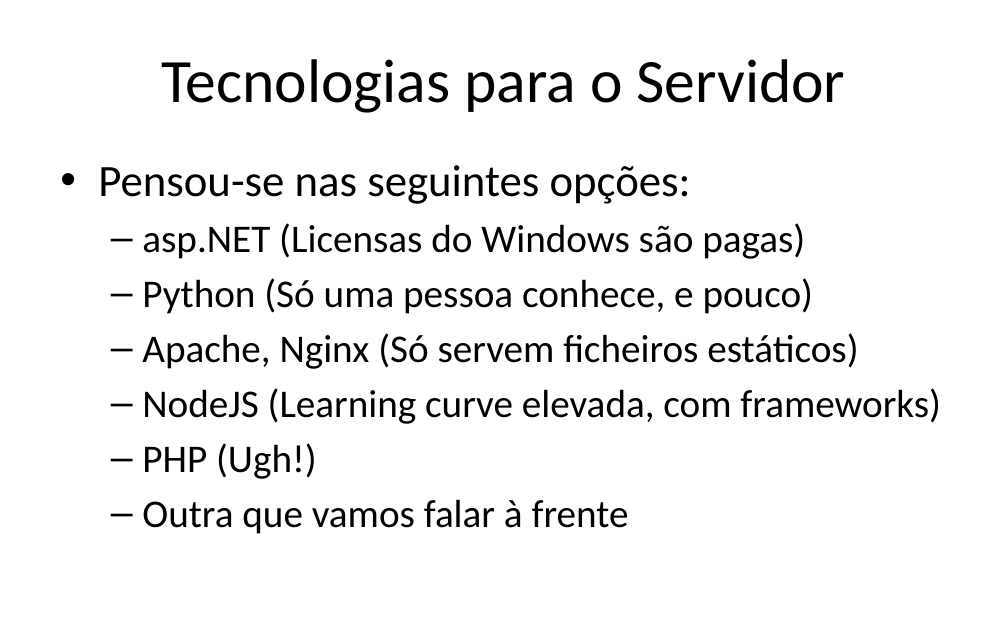
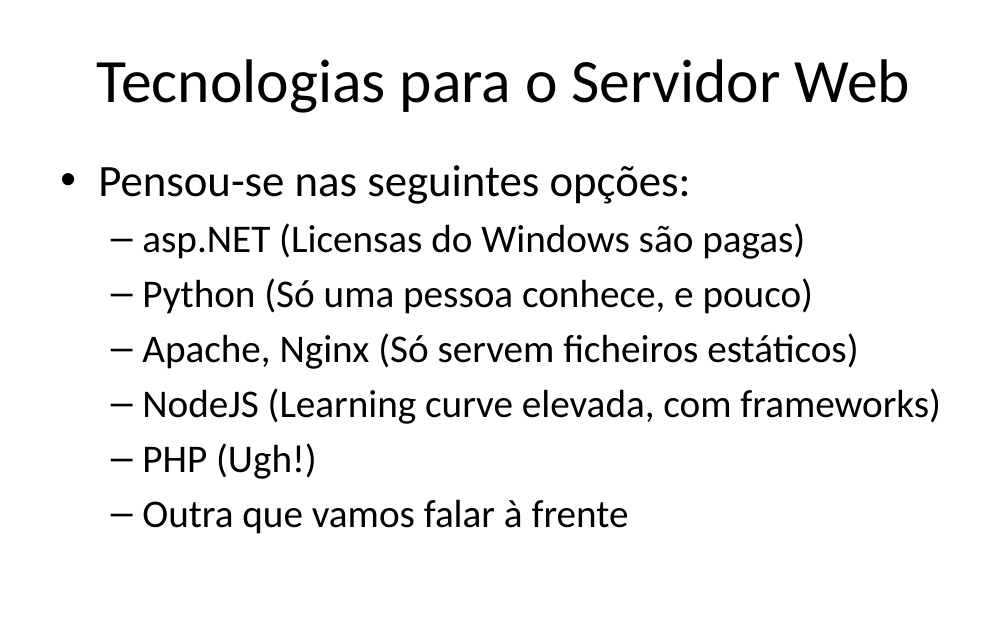
Before and after one commit to iptomar/letrinhas_si, a slide deck: slide 6 of Apresentacoes/v01.pptx (slide 5 before the commit). Drawn at 1008x630 pixels with LibreOffice and Linux fonts; fonts in the diff are those of the drawing; background and template pictures are left out. Boxes give left, top, right and bottom in pixels: in the first picture for what was removed or moved away, otherwise in the second. Text is boxed around its words. In the diff, an @@ line names an element or a change of style, - is before the commit and + after.

```diff
--- a/Apresentacoes/v01.pptx
+++ b/Apresentacoes/v01.pptx
@@ title at (97, 59, 910, 113): text changed @@
-Tecnologias para o Servidor
+Tecnologias para o Servidor Web
```
Also in this commit, not shown: 2 other slides changed, 7 slides added, 6 other files.
